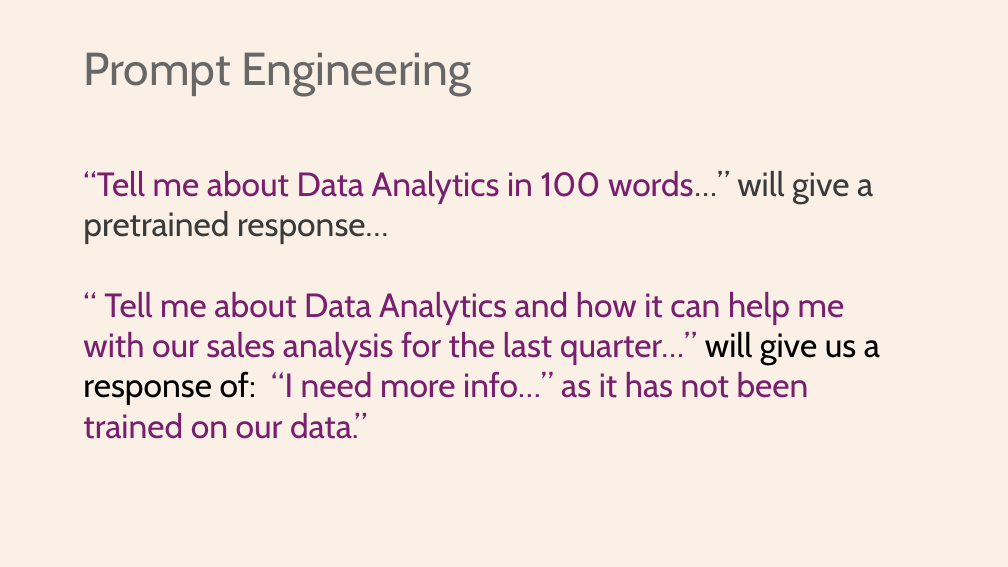
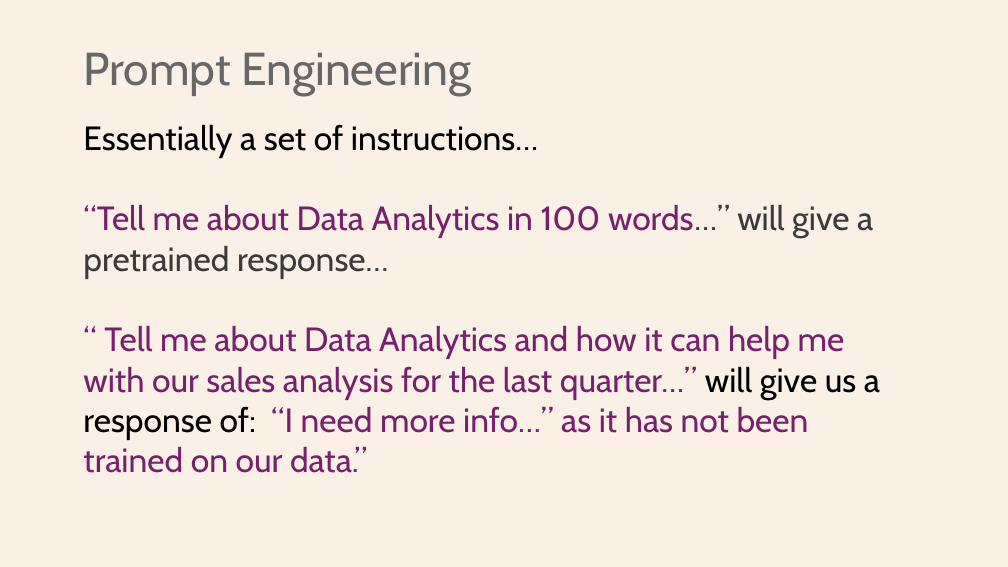
Before and after one commit to Python-Test-Engineer/earl2025, a slide deck: slide 10 of AI_Agents_in_the_Data_Pipeline.pptx. Drawn at 1008x567 pixels with LibreOffice and Linux fonts; fonts in the diff are those of the drawing. Boxes give left, top, right and bottom in pixels: in the first picture for what was removed or moved away, otherwise in the second. Text is boxed around its words. In the diff, an @@ line names an element or a change of style, - is before the commit and + after.

```diff
--- a/AI_Agents_in_the_Data_Pipeline.pptx
+++ b/AI_Agents_in_the_Data_Pipeline.pptx
@@ text "Essentially a set of instructions…": place and size @@
-text "Essentially a set of instructions…" at <box>83,170,880,439</box>
+text "Essentially a set of instructions…" at <box>83,124,880,473</box>
@@ text at <box>83,124,538,158</box>: paragraph added @@
+Essentially a set of instructions…
```
Also in this commit, not shown: 3 other slides changed, 1 slide removed, 6 other files.
